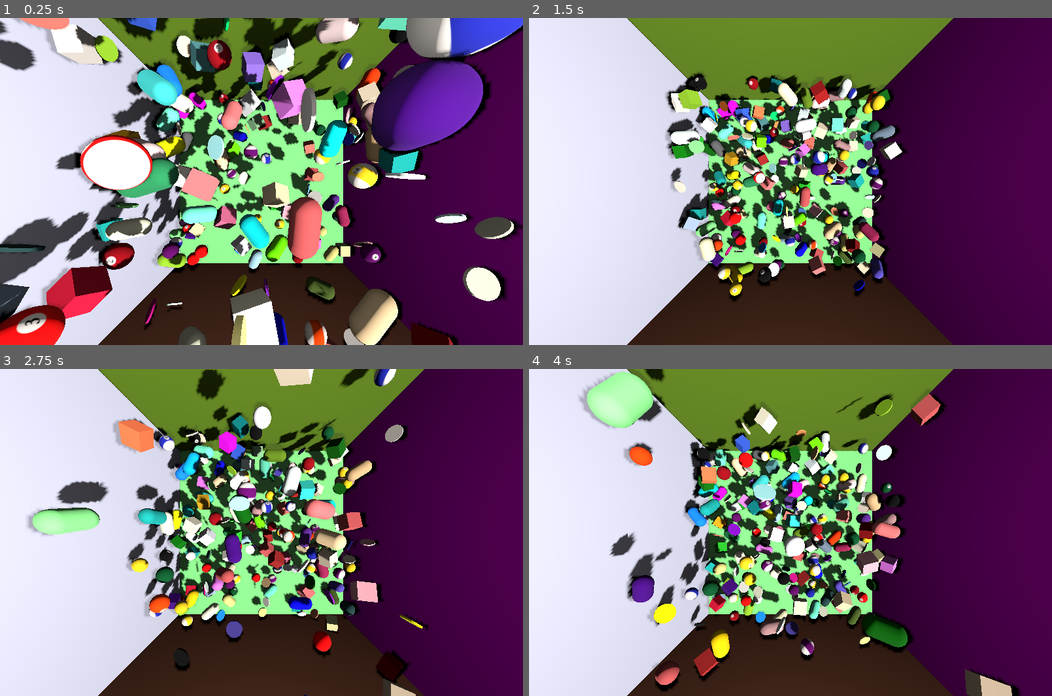
Above: before the commit, frames 1-4 (two rows, left to right).
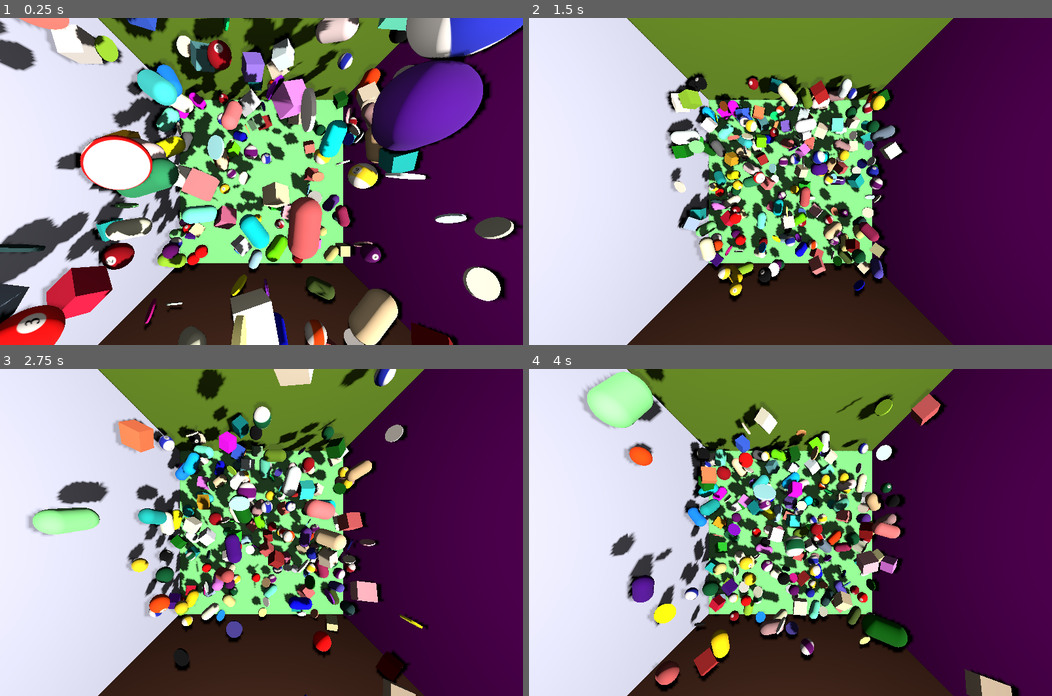
Above: after the commit, the same moments.

Repository: kasworld/gd4bounce
Game: Godot game, scene res://main.tscn
Same seed, same stepped clock (60 frames per second), same inputs: the game is played once before the commit and once after it.
Inputs (mouse positions are in pixels of both pictures, inside the frame that each line leads up to):
- Up to frame 1 (0.25 s): no input
- Up to frame 2 (1.5 s): tap Enter at 0.5 s; move the mouse to (905, 165) at 0.52 s; click (905, 165) at 0.67 s; move the mouse to (685, 197) at 1.27 s; click (685, 197) at 1.42 s
- Up to frame 3 (2.75 s): move the mouse to (313, 460) at 2.02 s; click (313, 460) at 2.17 s
- Up to frame 4 (4 s): move the mouse to (764, 597) at 2.77 s; click (764, 597) at 2.92 s; move the mouse to (947, 581) at 3.52 s; click (947, 581) at 3.67 s

The runs differ from the first frame. In frame 1, less than 0.1% of the frame differs, in the area x 52-69%, y 30-65%; in frame 2, less than 0.1%; in frame 3, 0.2%, in the area x 35-68%, y 11-63%; in frame 4, 0.2%.

Commit message:
fix ball texture

Diff:
--- a/BallTexture/ball14.tres
+++ b/BallTexture/ball14.tres
@@ -1,4 +1,7 @@
-[gd_resource type="StandardMaterial3D" format=3 uid="uid://b0vcif0nsryc"]
+[gd_resource type="StandardMaterial3D" load_steps=2 format=3 uid="uid://b0vcif0nsryc"]
+
+[ext_resource type="Texture2D" uid="uid://dxsmc503kmlps" path="res://BallTexture/Ball14.jpg" id="1_boq10"]
 
 [resource]
 resource_local_to_scene = true
+albedo_texture = ExtResource("1_boq10")
--- a/BallTexture/ball15.tres
+++ b/BallTexture/ball15.tres
@@ -1,6 +1,6 @@
 [gd_resource type="StandardMaterial3D" load_steps=2 format=3 uid="uid://cghm1ccbhulj4"]
 
-[ext_resource type="Texture2D" uid="uid://c0lmgqu5rwri3" path="res://BallTexture/Ball1.jpg" id="1_mfuob"]
+[ext_resource type="Texture2D" uid="uid://dig2m1crthw26" path="res://BallTexture/Ball15.jpg" id="1_mfuob"]
 
 [resource]
 resource_local_to_scene = true
Binary file removed: BallTexture/BallCue.jpg
Not shown, removed: BallTexture/BallCue.jpg.import
